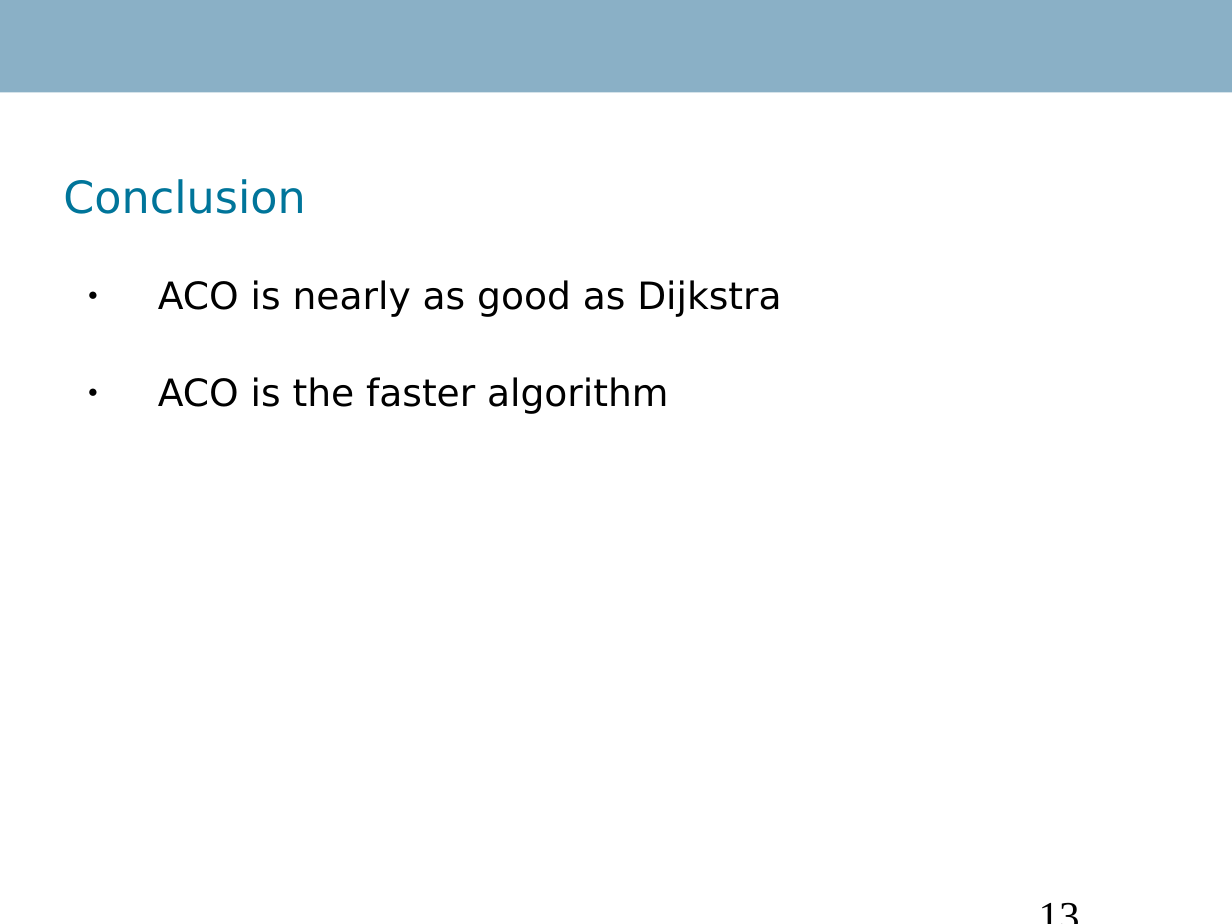
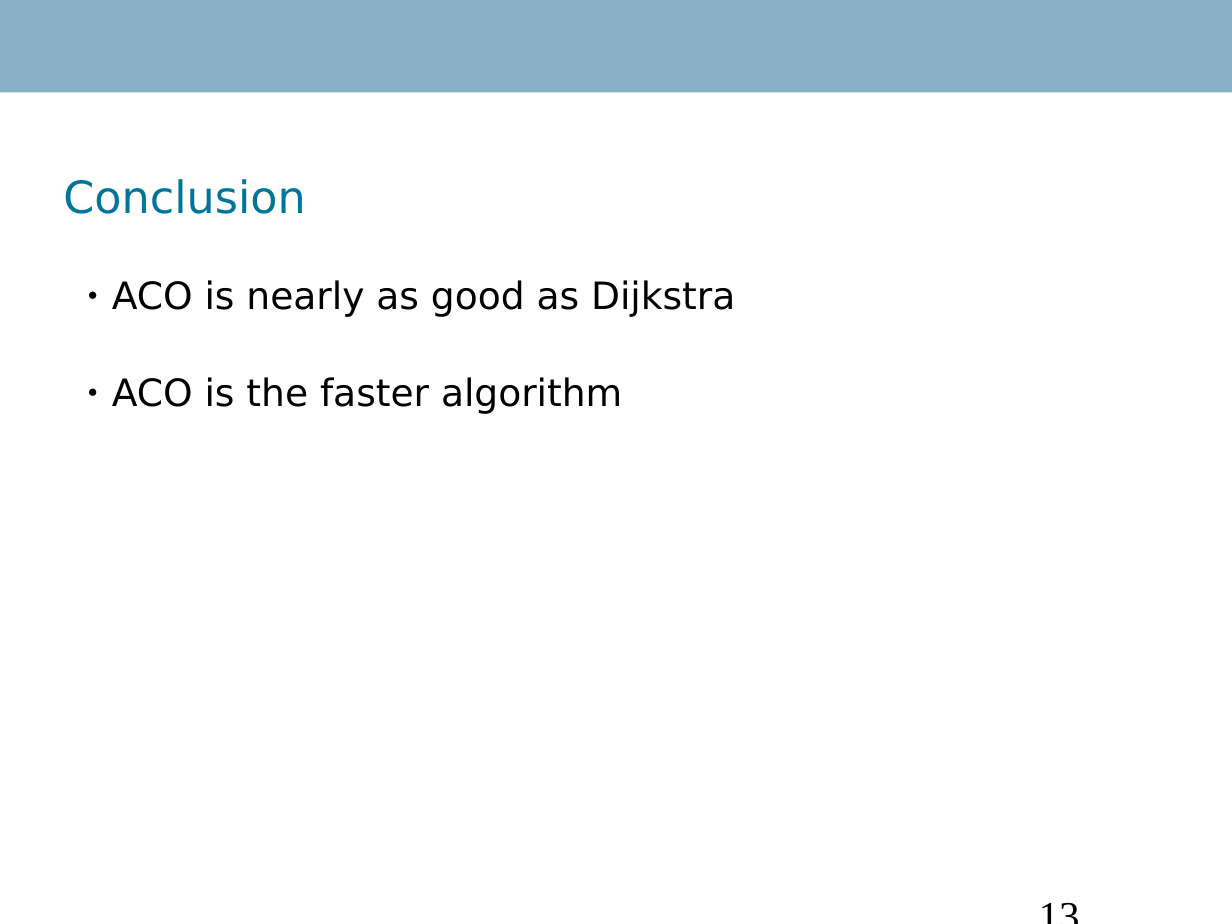
Before and after one commit to Danidude/Master-Thesis, a slide deck: slide 13 of Report/IKT 590 Master Thesis.ppt. Drawn at 1232x924 pixels with LibreOffice and Linux fonts; fonts in the diff are those of the drawing; background and template pictures are left out. Boxes give left, top, right and bottom in pixels: in the first picture for what was removed or moved away, otherwise in the second. Text is boxed around its words. In the diff, an @@ line names an element or a change of style, - is before the commit and + after.

```diff
--- a/Report/IKT 590 Master Thesis.ppt
+++ b/Report/IKT 590 Master Thesis.ppt
@@ text "ACO is nearly as good ..." at bbox=[112, 280, 735, 414]: indent changed @@
```
Also in this commit, not shown: 5 other slides changed.
